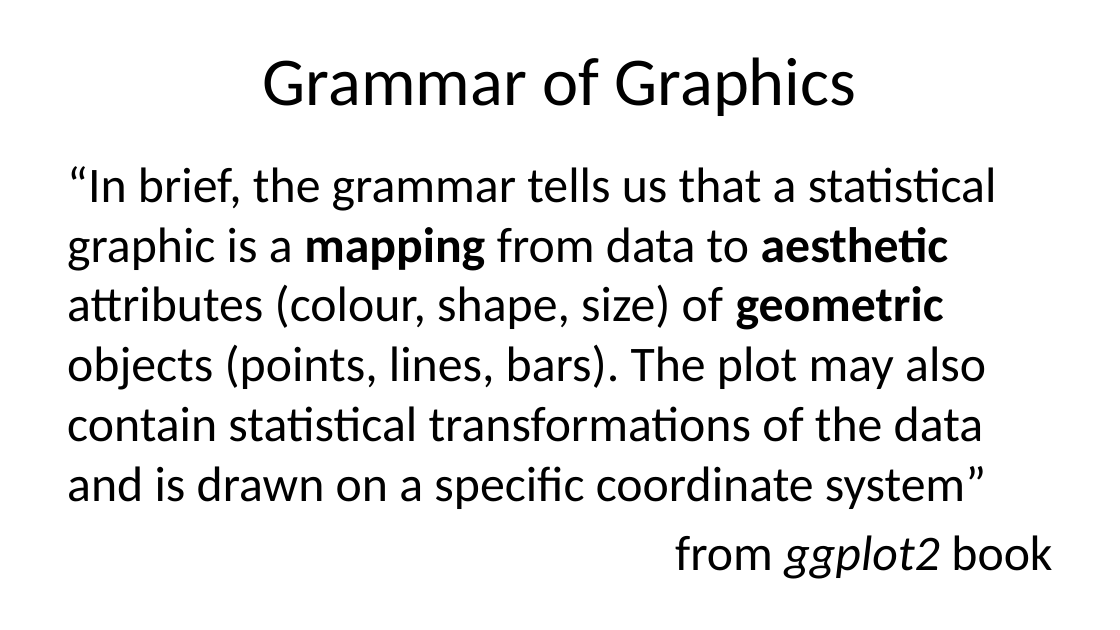
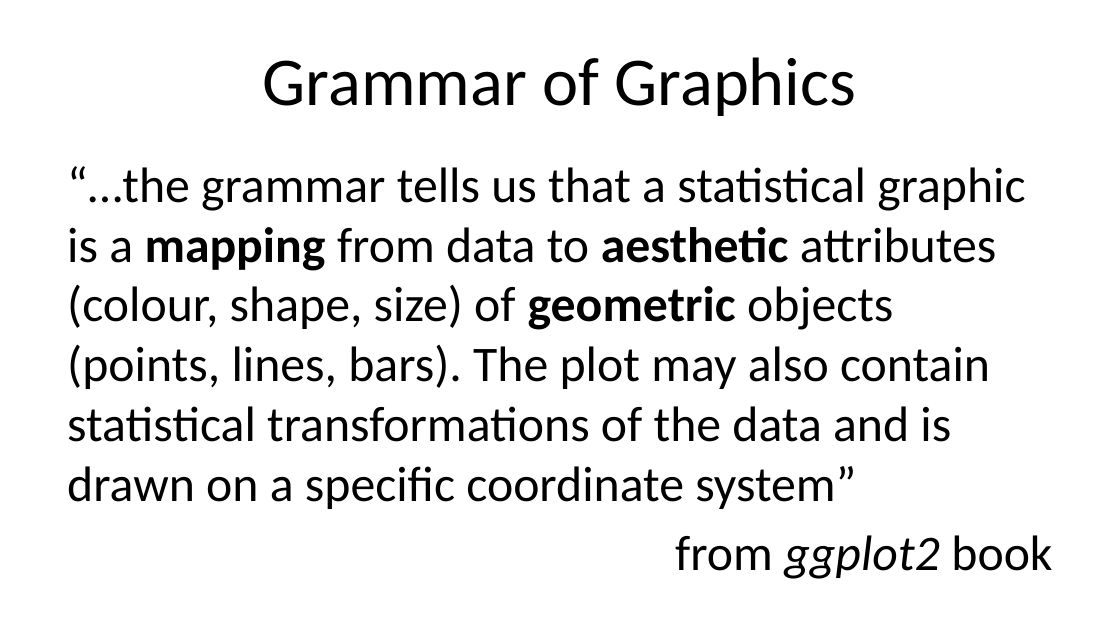
Before and after one commit to Max201510/Biostat776, a slide deck: slide 4 of notes/ggplot2_part1.pptx. Drawn at 1120x630 pixels with LibreOffice and Linux fonts; fonts in the diff are those of the drawing. Boxes give left, top, right and bottom in pixels: in the first picture for what was removed or moved away, otherwise in the second. Text is boxed around its words. In the diff, an @@ line names an element or a change of style, - is before the commit and + after.

```diff
--- a/notes/ggplot2_part1.pptx
+++ b/notes/ggplot2_part1.pptx
@@ text at (67, 166, 1025, 509): text changed @@
-“In brief, the grammar tells us that a statistical graphic is a mapping from data to aesthetic attributes (colour, shape, size) of geometric objects (points, lines, bars). The plot may also contain statistical transformations of the data and is drawn on a specific coordinate system”
+“…the grammar tells us that a statistical graphic is a mapping from data to aesthetic attributes (colour, shape, size) of geometric objects (points, lines, bars). The plot may also contain statistical transformations of the data and is drawn on a specific coordinate system”
```
Also in this commit, not shown: 7 other slides changed, 1 slide added.
